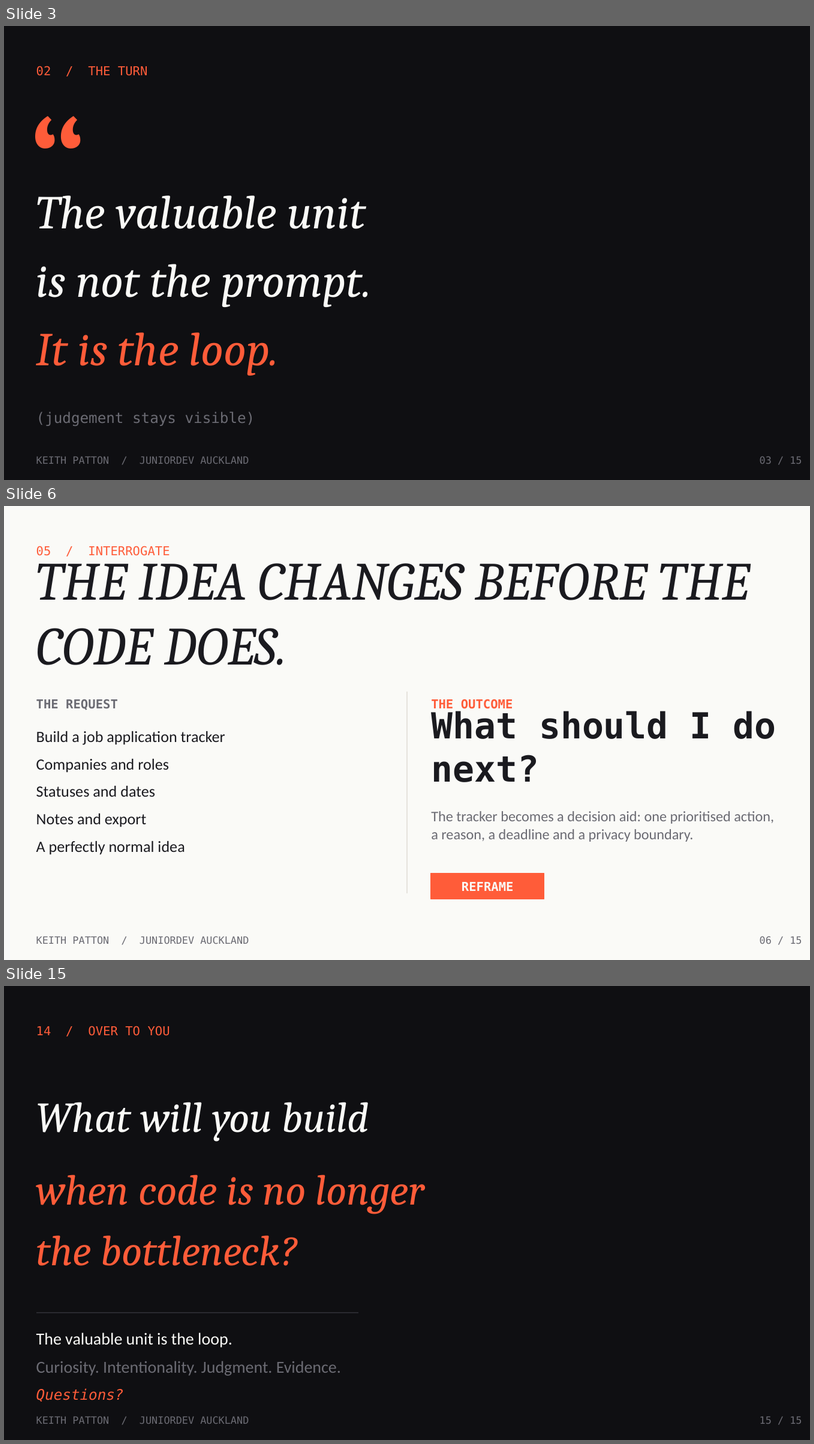
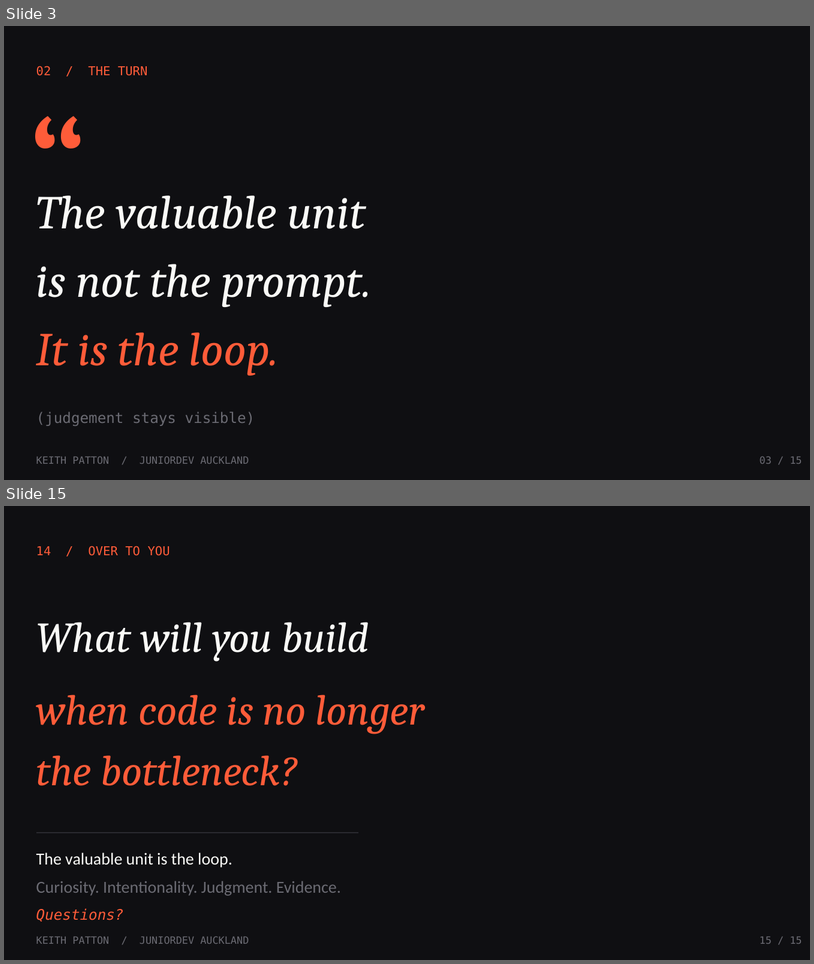
Before and after one commit to keithpatton/junior-dev-agentic-demo, a slide deck: presentation/Beyond-the-Prompt-JuniorDev.pptx. Shown one above the other, each under a label of ours: slides 3, 6 and 15 before the commit, slides 3 and 15 after it; the slides between them are not shown. The pictures are 814x1444 and 814x964 pixels, drawn with LibreOffice and Linux fonts; fonts in the diff are those of the drawing. Boxes give left, top, right and bottom in pixels: in the first picture for what was removed or moved away, otherwise in the second. Text is boxed around its words. In the diff, an @@ line names an element or a change of style, - is before the commit and + after.

Commit message:
Reframe JuniorDev talk around the agentic loop

```diff
--- a/presentation/Beyond-the-Prompt-JuniorDev.pptx
+++ b/presentation/Beyond-the-Prompt-JuniorDev.pptx
@@ slide 6 removed at (x1=4, y1=506, x2=810, y2=960), background #FAFAF7 @@
@@ text removed at (x1=36, y1=546, x2=170, y2=556) @@
-05 / INTERROGATE
@@ text removed at (x1=36, y1=550, x2=750, y2=665) @@
-THE IDEA CHANGES BEFORE THE CODE DOES.
@@ text removed at (x1=36, y1=699, x2=118, y2=710) @@
-THE REQUEST
@@ line removed from (407, 691) to (407, 893) @@
@@ text removed at (x1=431, y1=699, x2=513, y2=709) @@
-THE OUTCOME
@@ text removed at (x1=431, y1=711, x2=777, y2=782) @@
-What should I do next?
@@ text removed at (x1=36, y1=731, x2=225, y2=745) @@
-Build a job application tracker
@@ text removed at (x1=36, y1=759, x2=169, y2=772) @@
-Companies and roles
@@ text removed at (x1=36, y1=786, x2=155, y2=796) @@
-Statuses and dates
@@ text removed at (x1=431, y1=811, x2=774, y2=841) @@
-The tracker becomes a decision aid: one prioritised action, a reason, a deadline and a privacy boundary.
@@ text removed at (x1=36, y1=813, x2=146, y2=827) @@
-Notes and export
@@ text removed at (x1=36, y1=841, x2=185, y2=855) @@
-A perfectly normal idea
@@ rectangle removed at (x1=431, y1=873, x2=544, y2=899) @@
@@ text removed at (x1=462, y1=882, x2=514, y2=891) @@
-REFRAME
@@ text removed at (x1=36, y1=936, x2=249, y2=943) @@
-KEITH PATTON / JUNIORDEV AUCKLAND
@@ text removed at (x1=760, y1=936, x2=802, y2=943) @@
-06 / 15
```
Also in this commit, not shown: 9 slides changed, 2 slides added, 1 other slide removed, 14 other files.
